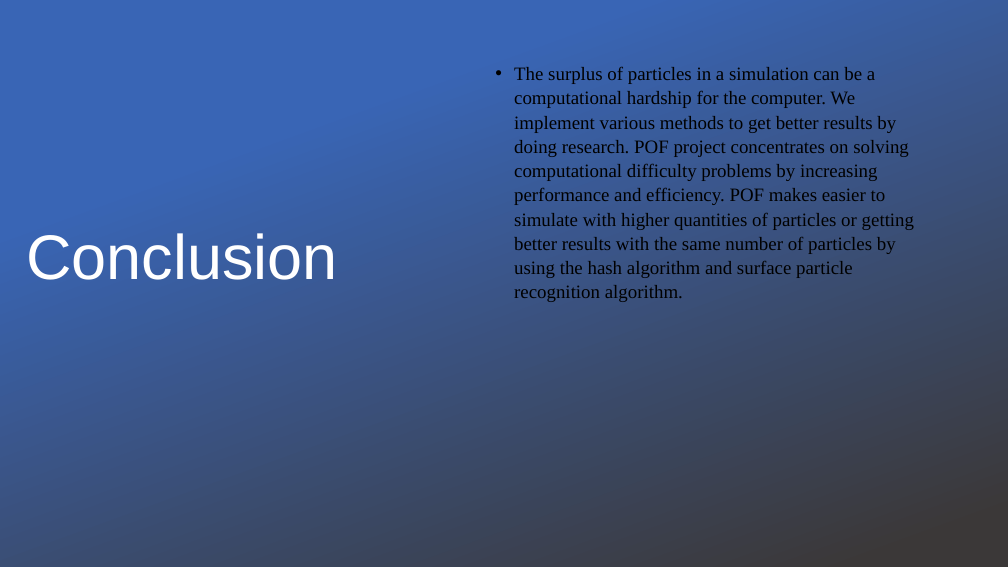
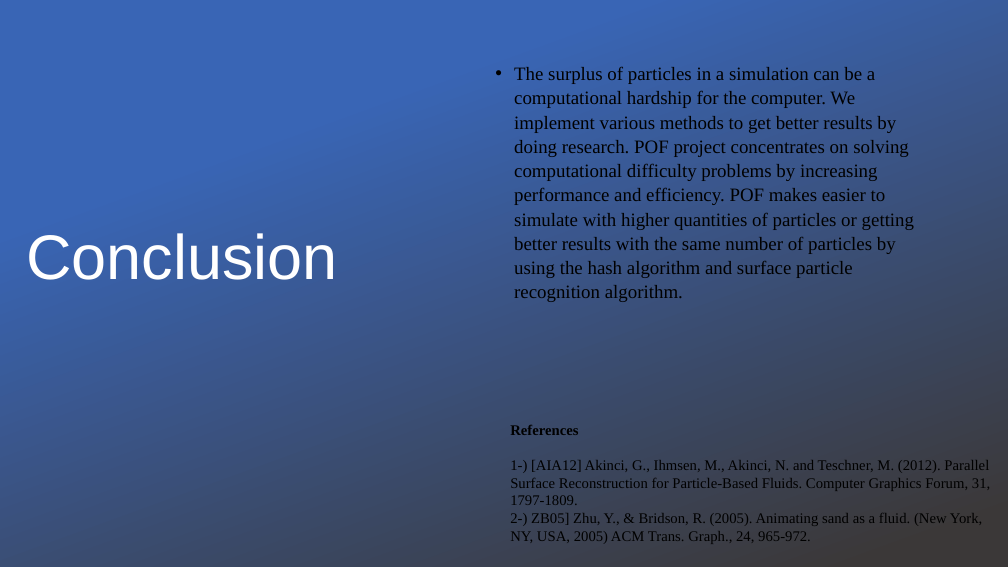
Before and after one commit to BudakBaran/POF, a slide deck: slide 10 of Docs/Documents/Slide/New version/POFslide v1.pptx (slide 9 before the commit). Drawn at 1008x567 pixels with LibreOffice and Linux fonts; fonts in the diff are those of the drawing; background and template pictures are left out. Boxes give left, top, right and bottom in pixels: in the first picture for what was removed or moved away, otherwise in the second. Text is boxed around its words. In the diff, an @@ line names an element or a change of style, - is before the commit and + after.

Commit message:
Poster finished

```diff
--- a/Docs/Documents/Slide/New version/POFslide v1.pptx
+++ b/Docs/Documents/Slide/New version/POFslide v1.pptx
@@ text added at [510,425,990,544], 14 pt, text #000000 @@
+References
+1-) [AIA12] Akinci, G., Ihmsen, M., Akinci, N. and Teschner, M. (2012). Parallel Surface Reconstruction for Particle‐Based Fluids. Computer Graphics Forum, 31, 1797-1809.
+2-) ZB05] Zhu, Y., & Bridson, R. (2005). Animating sand as a fluid. (New York, NY, USA, 2005) ACM Trans. Graph., 24, 965-972.
```
Also in this commit, not shown: 7 other slides changed, 1 slide added, 17 other files.
